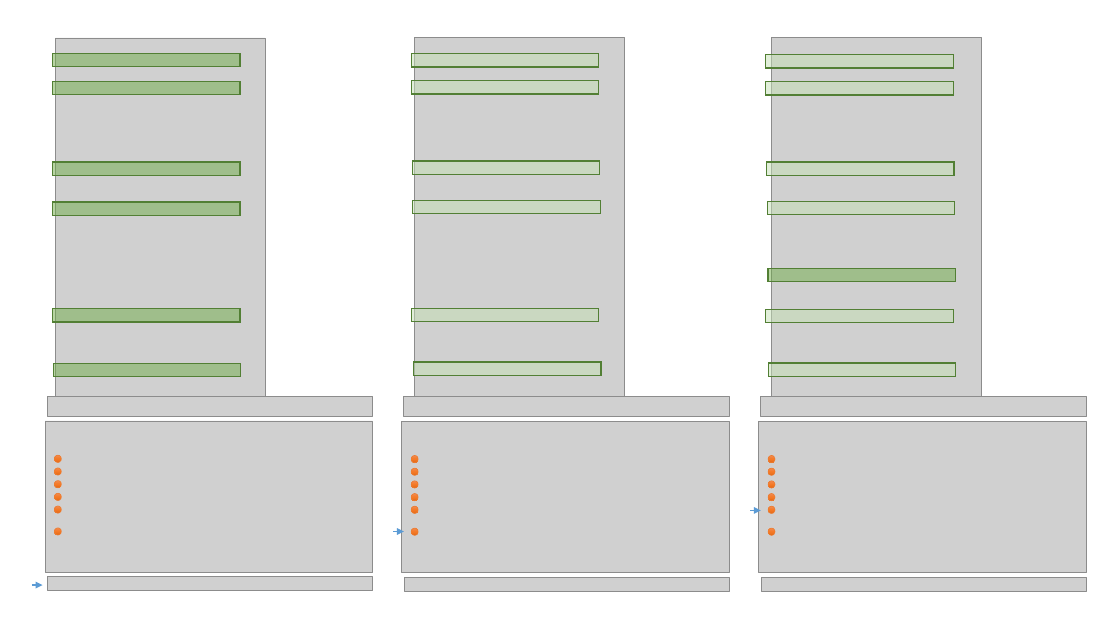
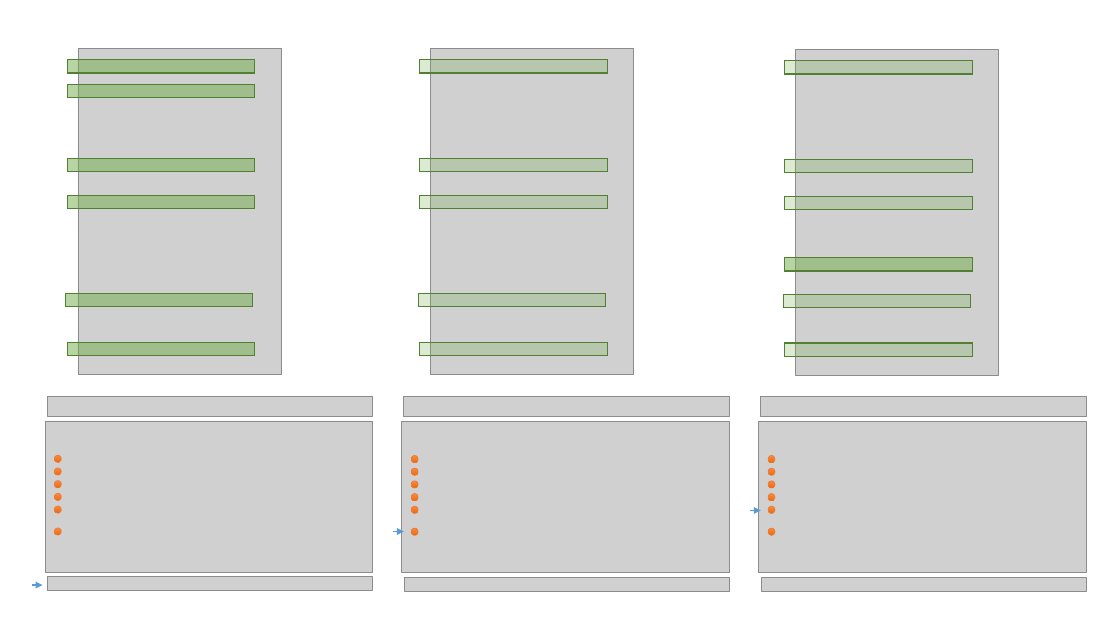
Before and after one commit to tjhance/ivy-research, a slide deck: slide 17 of interactive_proof/counterexample_generalization.pptx. Drawn at 1120x630 pixels with LibreOffice and Linux fonts; fonts in the diff are those of the drawing; grey boxes stand for pictures; background and template pictures are left out. Boxes give left, top, right and bottom in pixels: in the first picture for what was removed or moved away, otherwise in the second. Text is boxed around its words. In the diff, an @@ line names an element or a change of style, - is before the commit and + after.

```diff
--- a/interactive_proof/counterexample_generalization.pptx
+++ b/interactive_proof/counterexample_generalization.pptx
@@ picture: place and size @@
-picture at [55,38,266,397]
+picture at [78,49,281,376]
@@ picture: place and size @@
-picture at [415,37,625,397]
+picture at [431,49,634,376]
@@ picture: place and size @@
-picture at [772,37,982,397]
+picture at [796,50,999,376]
@@ rectangle: place and size @@
-rectangle at [53,82,240,95]
+rectangle at [67,84,255,97]
@@ rectangle: place and size @@
-rectangle at [53,202,240,216]
+rectangle at [67,60,255,73]
@@ rectangle removed at [412,81,599,94] @@
@@ rectangle: place and size @@
-rectangle at [412,54,599,67]
+rectangle at [420,60,607,73]
@@ rectangle removed at [766,82,954,96] @@
@@ rectangle: place and size @@
-rectangle at [766,55,954,68]
+rectangle at [785,60,972,74]
@@ rectangle: place and size @@
-rectangle at [53,162,240,176]
+rectangle at [67,158,255,171]
@@ rectangle: place and size @@
-rectangle at [413,161,600,175]
+rectangle at [420,158,607,171]
@@ rectangle: place and size @@
-rectangle at [767,162,954,176]
+rectangle at [785,160,972,173]
@@ rectangle: place and size @@
-rectangle at [53,54,240,67]
+rectangle at [67,196,255,209]
@@ rectangle: place and size @@
-rectangle at [413,201,601,214]
+rectangle at [420,196,607,209]
@@ rectangle: place and size @@
-rectangle at [768,202,955,215]
+rectangle at [785,197,972,210]
@@ rectangle: place and size @@
-rectangle at [768,269,955,282]
+rectangle at [785,258,972,271]
@@ rectangle: place and size @@
-rectangle at [53,309,240,323]
+rectangle at [66,293,253,307]
@@ rectangle: place and size @@
-rectangle at [412,308,599,322]
+rectangle at [418,293,606,307]
@@ rectangle: place and size @@
-rectangle at [766,309,954,323]
+rectangle at [783,295,970,308]
@@ rectangle: place and size @@
-rectangle at [54,363,241,376]
+rectangle at [67,342,255,355]
@@ rectangle: place and size @@
-rectangle at [414,362,602,376]
+rectangle at [420,342,607,355]
@@ rectangle: place and size @@
-rectangle at [769,363,956,376]
+rectangle at [785,343,972,356]
@@ fill #C5E0B4 at 50% opacity to #70AD47 at 25% opacity in 10 elements at [420,158,607,171], [420,196,607,209], [420,60,607,73], [785,160,972,173], [785,197,972,210], [785,60,972,74], [418,293,606,307], [420,342,607,355], [783,295,970,308], [785,343,972,356] @@
```
Also in this commit, not shown: 2 other slides changed, 2 slides added, 1 slide removed.
